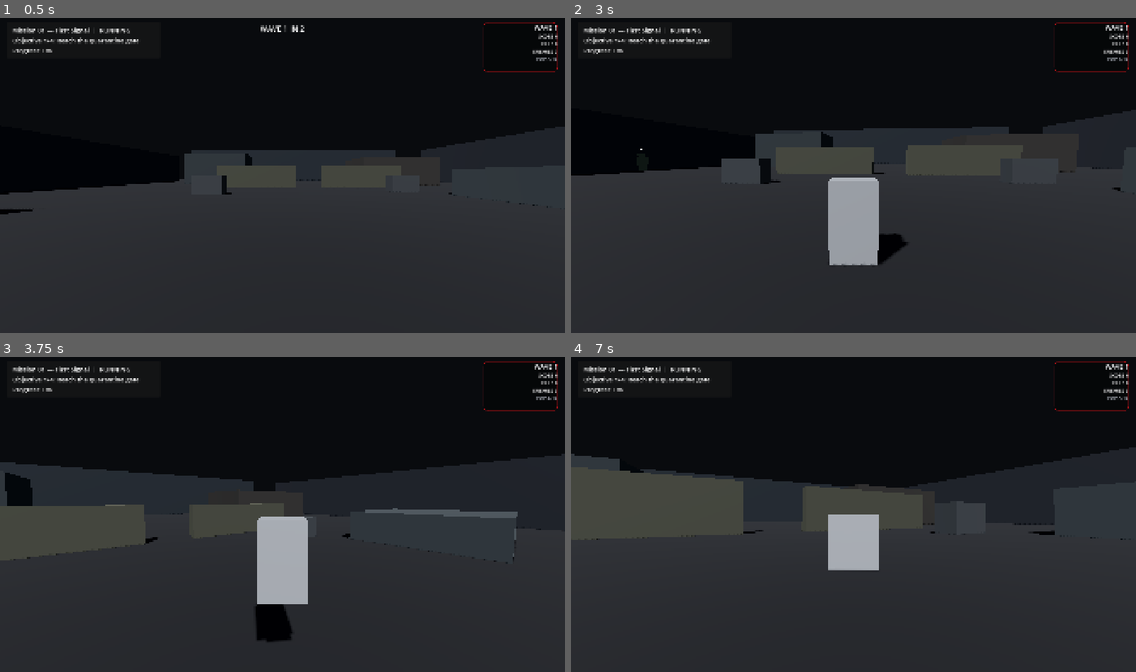
Above: before the commit, frames 1-4 (two rows, left to right).
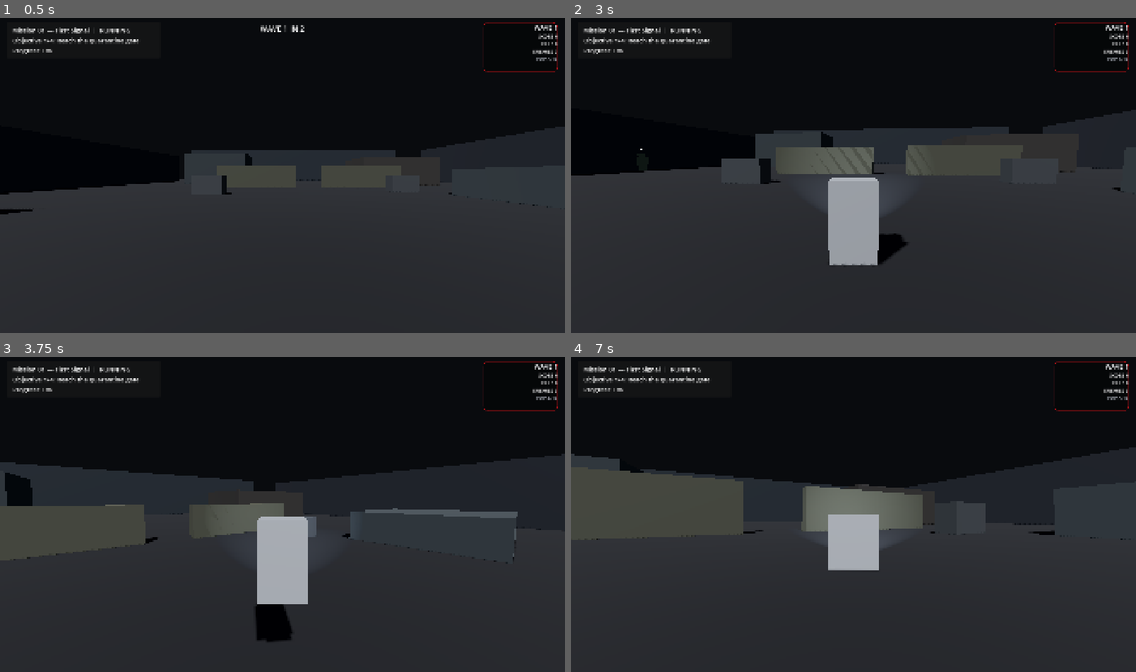
Above: after the commit, the same moments.

Repository: Gh0stDeveloper/NEXORA-DEADFALL
Game: Godot game, scene res://src/main/Main.tscn
Two runs of this game, one before a commit and one after it. Both use one fixed random seed, a clock stepped at 60 frames per second and the inputs below.
Inputs (mouse positions are in pixels of both pictures, inside the frame that each line leads up to):
- Up to frame 1 (0.5 s): no input
- Up to frame 2 (3 s): tap Enter at 0.5 s; move the mouse to (881, 172) at 0.52 s; hold W (move_forward) from 0.53 s (still down); tap F (flashlight) at 0.6, 1.55, 2.3 s; click (881, 172) at 0.67 s; tap Space (jump) at 0.77, 1.52 s; move the mouse to (825, 175) at 1.27 s; tap V (camera_cycle) at 1.35 s; move the mouse to (864, 169) at 2.02 s; tap C (crouch) at 2.1 s; move the mouse to (847, 178) at 2.77 s; click (847, 178) at 2.85 s
- Up to frame 3 (3.75 s): keep holding W (move_forward); tap Space (jump) at 3.02 s; tap F (flashlight) at 3.05, 3.6 s; move the mouse to (322, 517) at 3.52 s
- Up to frame 4 (7 s): tap Space (jump) at 3.77, 4.52, 6.02, 6.77 s; tap R (reload) at 4.15 s; move the mouse to (808, 508) at 4.27 s; tap E (interact) at 4.35 s; tap F (flashlight) at 4.55, 5.3, 6.05, 6.6 s; move the mouse to (859, 514) at 5.02 s; tap Z (prone) at 5.1 s; click (859, 514) at 5.17 s; move the mouse to (830, 508) at 5.77 s; release W (move_forward) at 5.78 s; hold D (move_right) 5.78-6.53 s; tap Shift (sprint) at 5.85 s; move the mouse to (881, 511) at 6.52 s; hold W (move_forward) from 6.53 s (still down)

Frame 1 is identical in both runs. In frame 2, 0.6% of the frame differs, in the area x 44-56%, y 41-62%; in frame 3, 0.4%; in frame 4, 1.8%, in the area x 41-59%, y 41-61%.

Commit message:
feat: equip player with toggleable survival flashlight

Diff:
--- a/src/player/Player.tscn
+++ b/src/player/Player.tscn
@@ -7,6 +7,7 @@
 [ext_resource type="Script" path="res://src/weapons/rifles/HitscanRifle.gd" id="5_weapon"]
 [ext_resource type="Resource" path="res://src/weapons/data/nxr_rifle_01.tres" id="6_rifle"]
 [ext_resource type="Script" path="res://src/player/PlayerLifeState.gd" id="7_life"]
+[ext_resource type="Script" path="res://src/player/FlashlightController.gd" id="8_flashlight"]
 
 [sub_resource type="CapsuleShape3D" id="Capsule_player"]
 radius = 0.4
@@ -47,6 +48,12 @@
 camera_rig_path = NodePath("../CameraRig")
 hitscan_mask = 5
 
+[node name="FlashlightController" type="Node" parent="."]
+script = ExtResource("8_flashlight")
+input_path = NodePath("../PlayerInput")
+light_path = NodePath("../CameraRig/Pitch/FirstPerson/Flashlight")
+starts_enabled = false
+
 [node name="CollisionShape3D" type="CollisionShape3D" parent="."]
 position = Vector3(0, 0.9, 0)
 shape = SubResource("Capsule_player")
@@ -69,6 +76,19 @@
 fov = 75.0
 near = 0.05
 
+[node name="Flashlight" type="SpotLight3D" parent="CameraRig/Pitch/FirstPerson"]
+visible = false
+position = Vector3(0.12, -0.10, -0.18)
+light_color = Color(0.84, 0.90, 1, 1)
+light_energy = 4.2
+light_specular = 0.45
+shadow_enabled = true
+shadow_opacity = 0.72
+spot_range = 22.0
+spot_angle = 27.0
+spot_angle_attenuation = 1.3
+spot_attenuation = 0.72
+
 [node name="ThirdPersonRear" type="Camera3D" parent="CameraRig/Pitch"]
 position = Vector3(0, 0.25, 3.2)
 fov = 75.0
Not shown: 1 places in src/player/Player.tscn that only renumber resources
